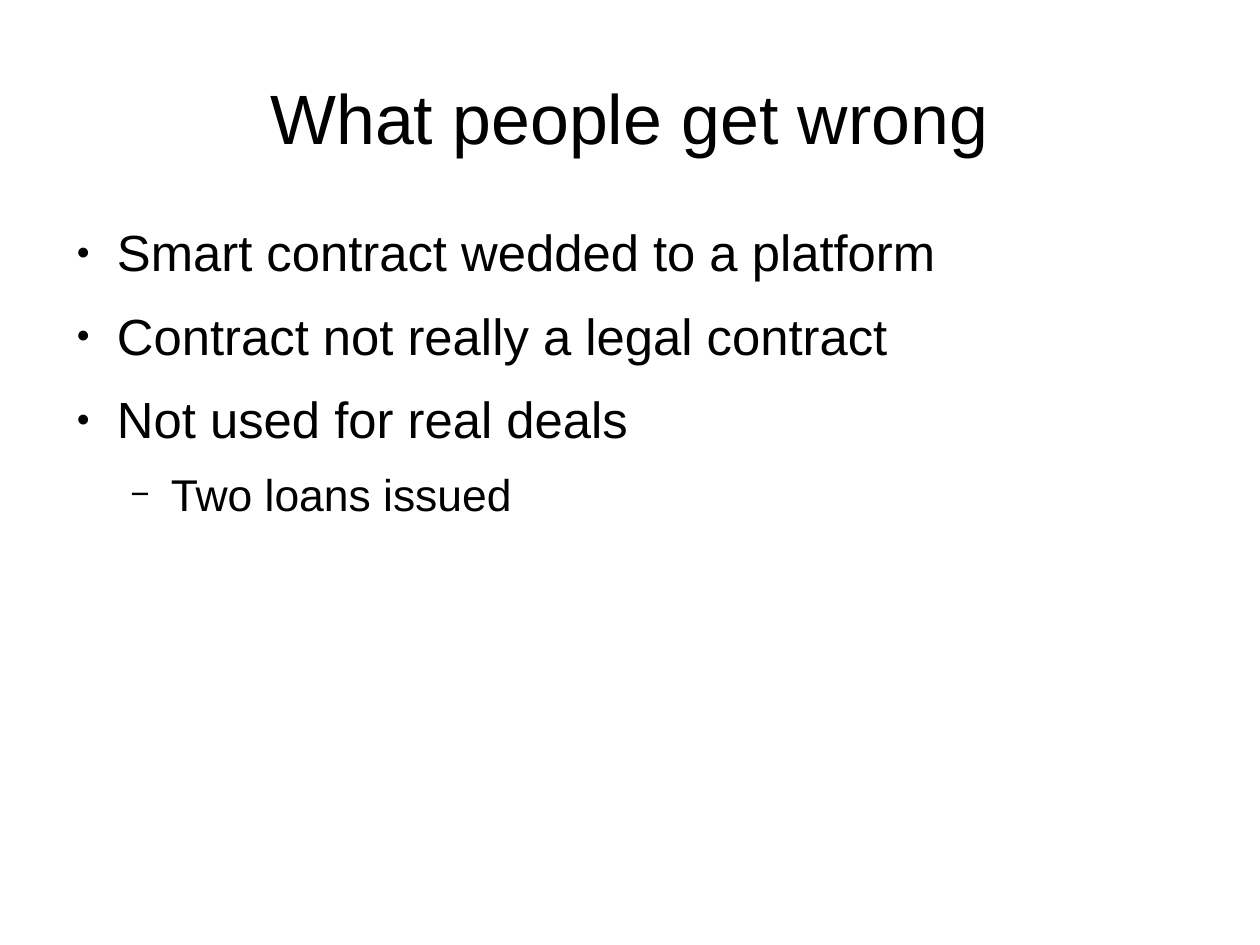
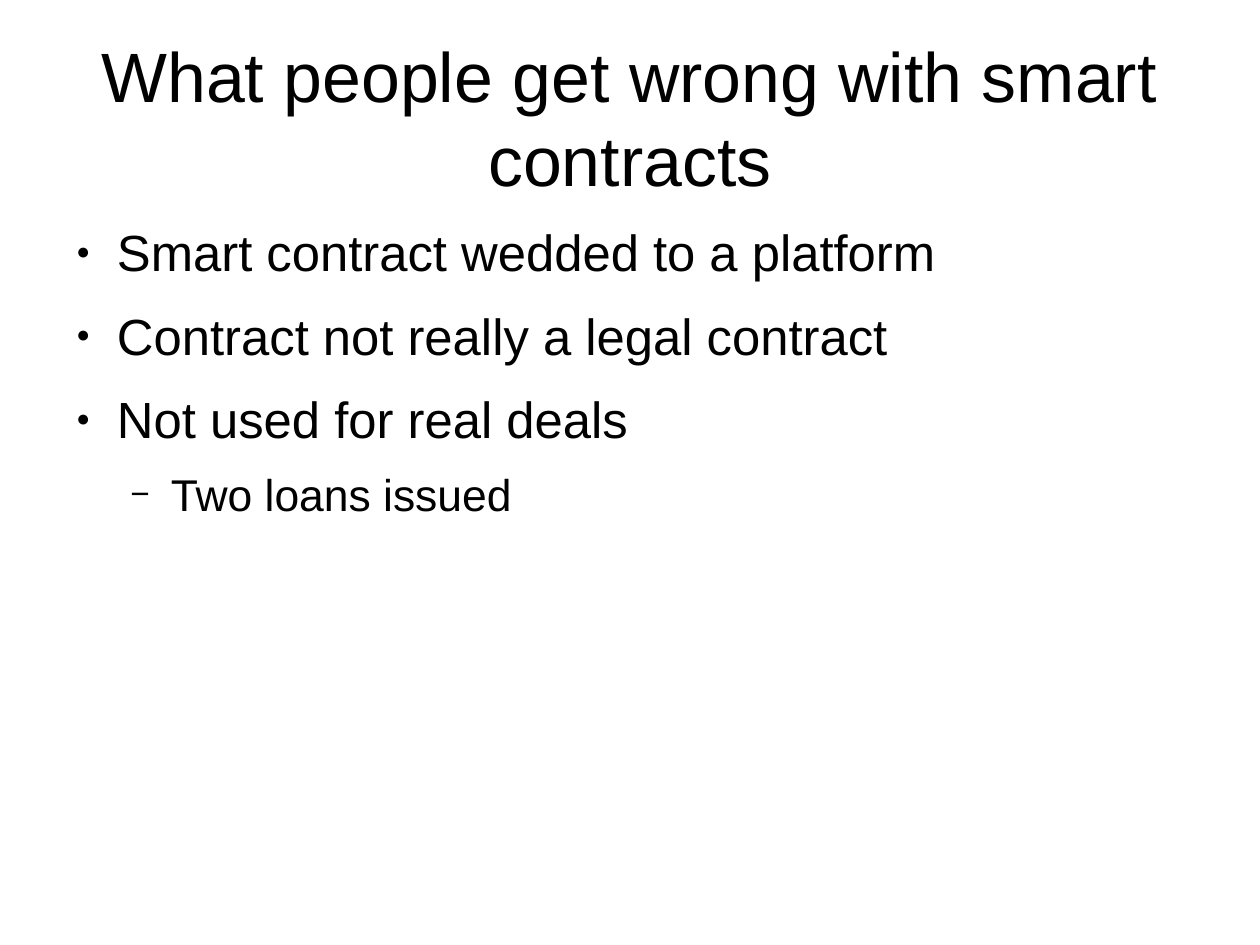
Before and after one commit to joequant/bitquant, a slide deck: slide 5 of pitchdecks/tech.odp. Drawn at 1260x945 pixels with LibreOffice and Linux fonts; fonts in the diff are those of the drawing. Boxes give left, top, right and bottom in pixels: in the first picture for what was removed or moved away, otherwise in the second. Text is boxed around its words. In the diff, an @@ line names an element or a change of style, - is before the commit and + after.

```diff
--- a/pitchdecks/tech.odp
+++ b/pitchdecks/tech.odp
@@ title at [101,51,1157,187]: text changed @@
-What people get wrong
+What people get wrong with smart contracts
```
Also in this commit, not shown: 4 slides added, 2 slides removed, 1 other file.
